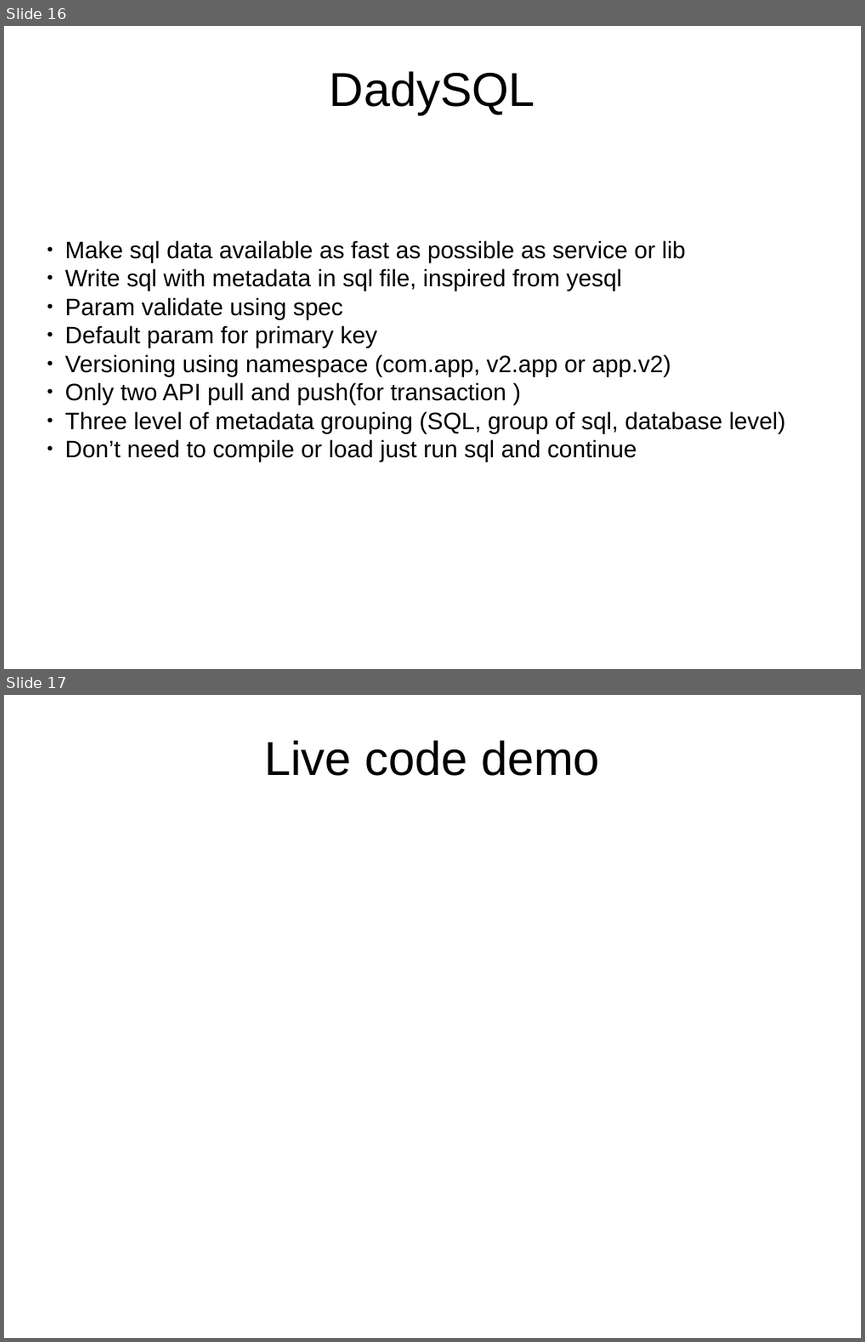
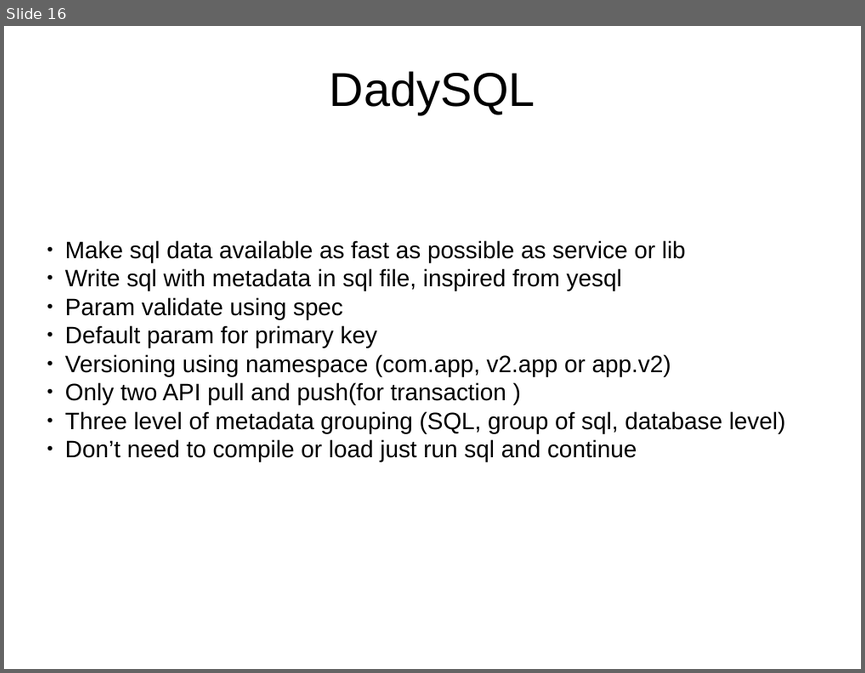
Before and after one commit to Mamun/prac, a slide deck: slide.odp. Shown one above the other, each under a label of ours: slides 16 and 17 before the commit, slide 16 after it. The pictures are 865x1342 and 865x673 pixels, drawn with LibreOffice and Linux fonts; fonts in the diff are those of the drawing; background and template pictures are left out. Boxes give left, top, right and bottom in pixels: in the first picture for what was removed or moved away, otherwise in the second. Text is boxed around its words. In the diff, an @@ line names an element or a change of style, - is before the commit and + after.

```diff
--- a/slide.odp
+++ b/slide.odp
@@ slide 17 removed at (4,695,861,1338), background picture (left out) @@
@@ title removed at (265,740,600,776) @@
-Live code demo
```
Also in this commit, not shown: 1 slide changed, 27 other files.
